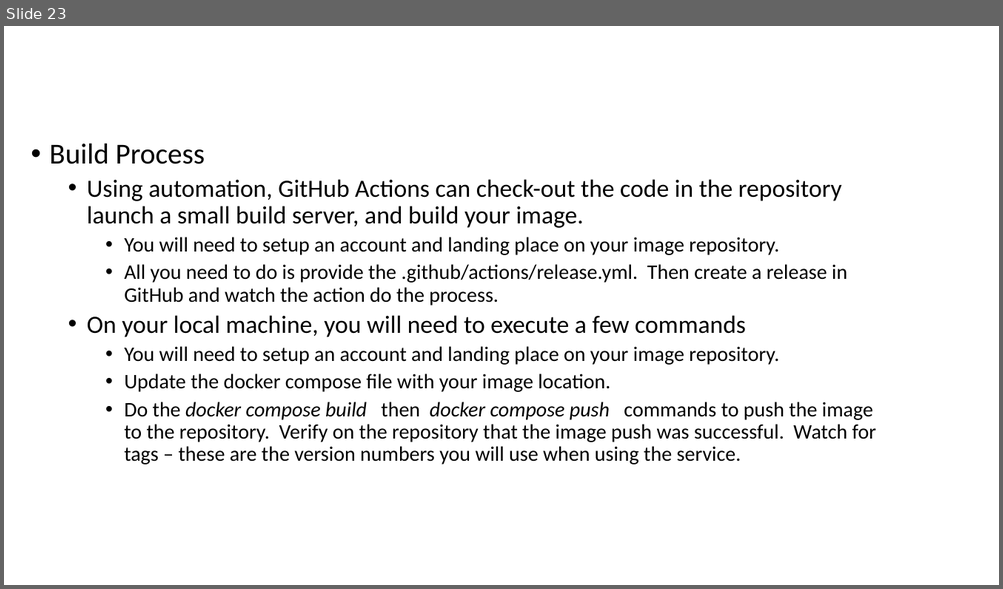
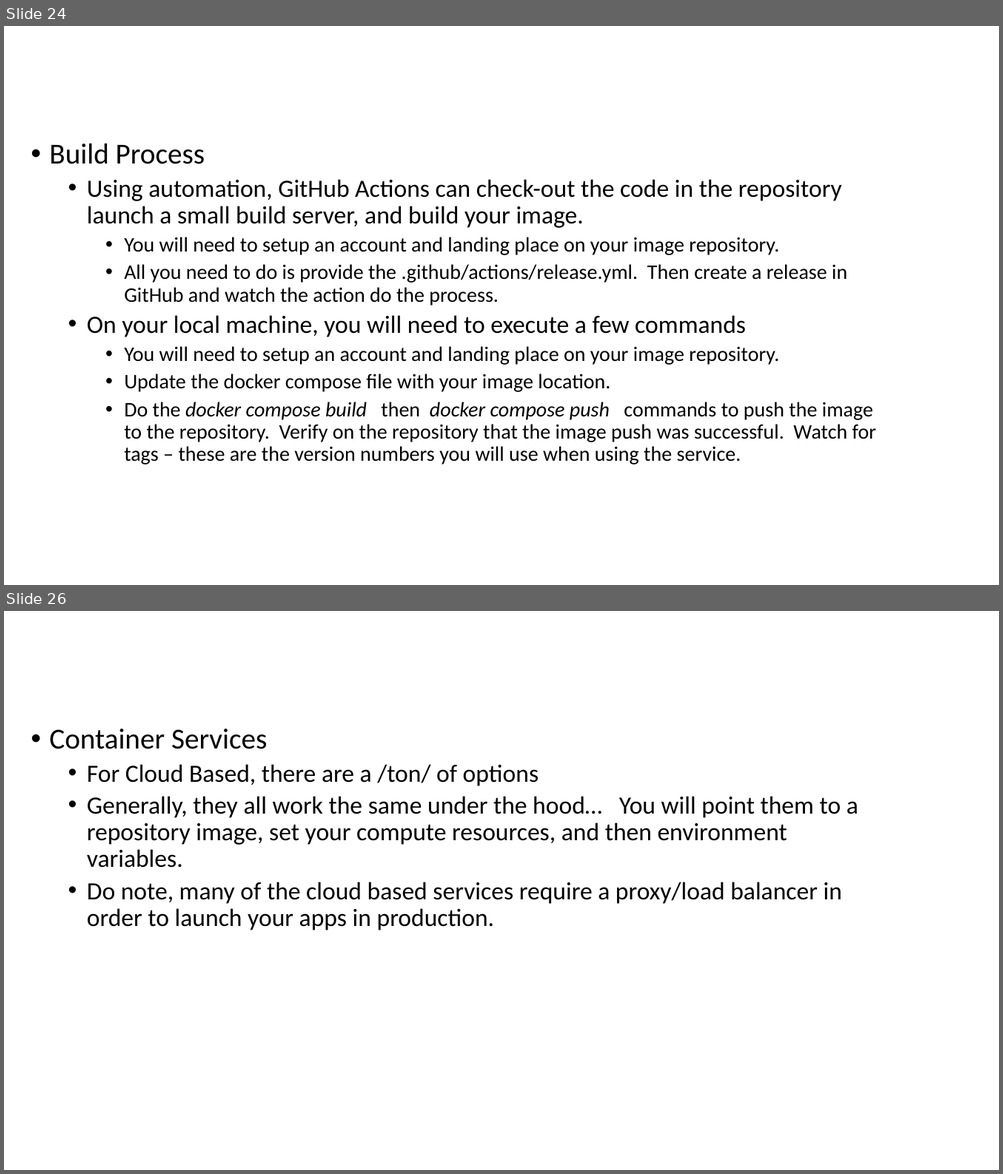
Before and after one commit to quetwo/cfug-docker-project, a slide deck: Containers and Modern DevOps.pptx. Shown one above the other, each under a label of ours: slide 23 before the commit, slides 24 and 26 after it; the slides between them are not shown. The pictures are 1003x589 and 1003x1174 pixels, drawn with LibreOffice and Linux fonts; fonts in the diff are those of the drawing; background and template pictures are left out. Boxes give left, top, right and bottom in pixels: in the first picture for what was removed or moved away, otherwise in the second. Text is boxed around its words. In the diff, an @@ line names an element or a change of style, - is before the commit and + after.

```diff
--- a/Containers and Modern DevOps.pptx
+++ b/Containers and Modern DevOps.pptx
@@ slide 26 added at (x1=4, y1=611, x2=999, y2=1170), background picture (left out) @@
@@ title added at (x1=4, y1=611, x2=885, y2=690), 44 pt, text #FFFFFF @@
+DevOps Workflow
@@ text added at (x1=49, y1=729, x2=858, y2=931), 24 pt, text #000000 @@
+• Container Services
+  • For Cloud Based, there are a /ton/ of options
+  • Generally, they all work the same under the hood… You will point them to a repository image, set your compute resources, and then environment variables.
+  • Do note, many of the cloud based services require a proxy/load balancer in order to launch your apps in production.
@@ what was slide 23 is now slide 24 @@
```
Also in this commit, not shown: 5 other slides added.
